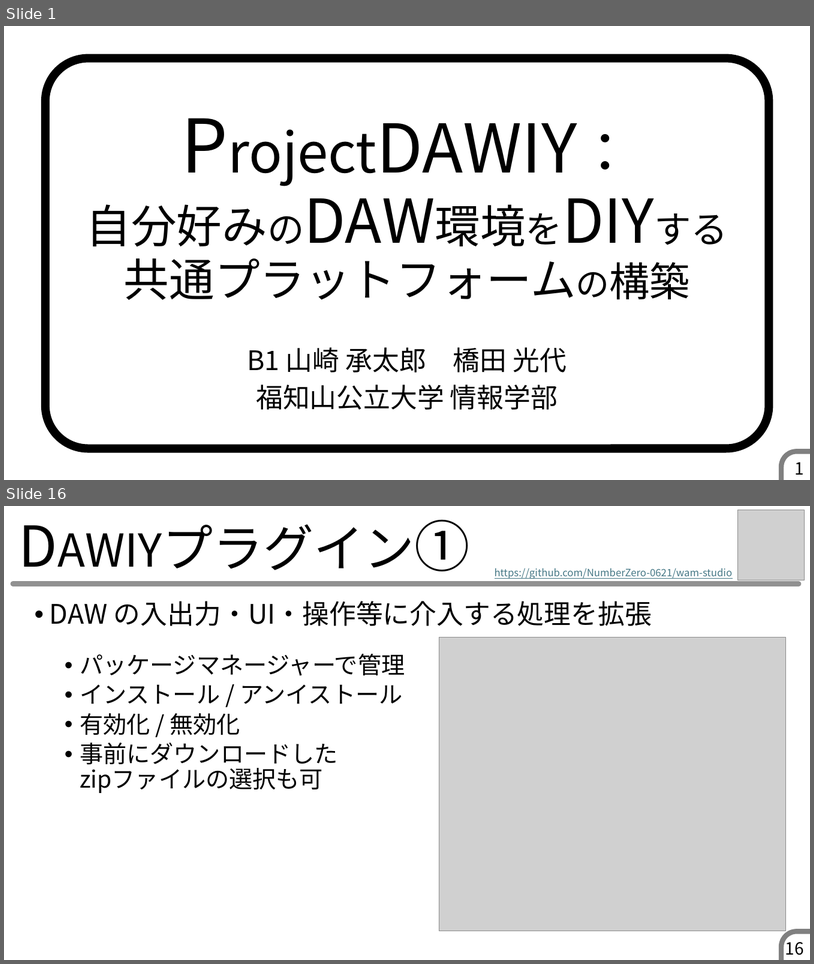
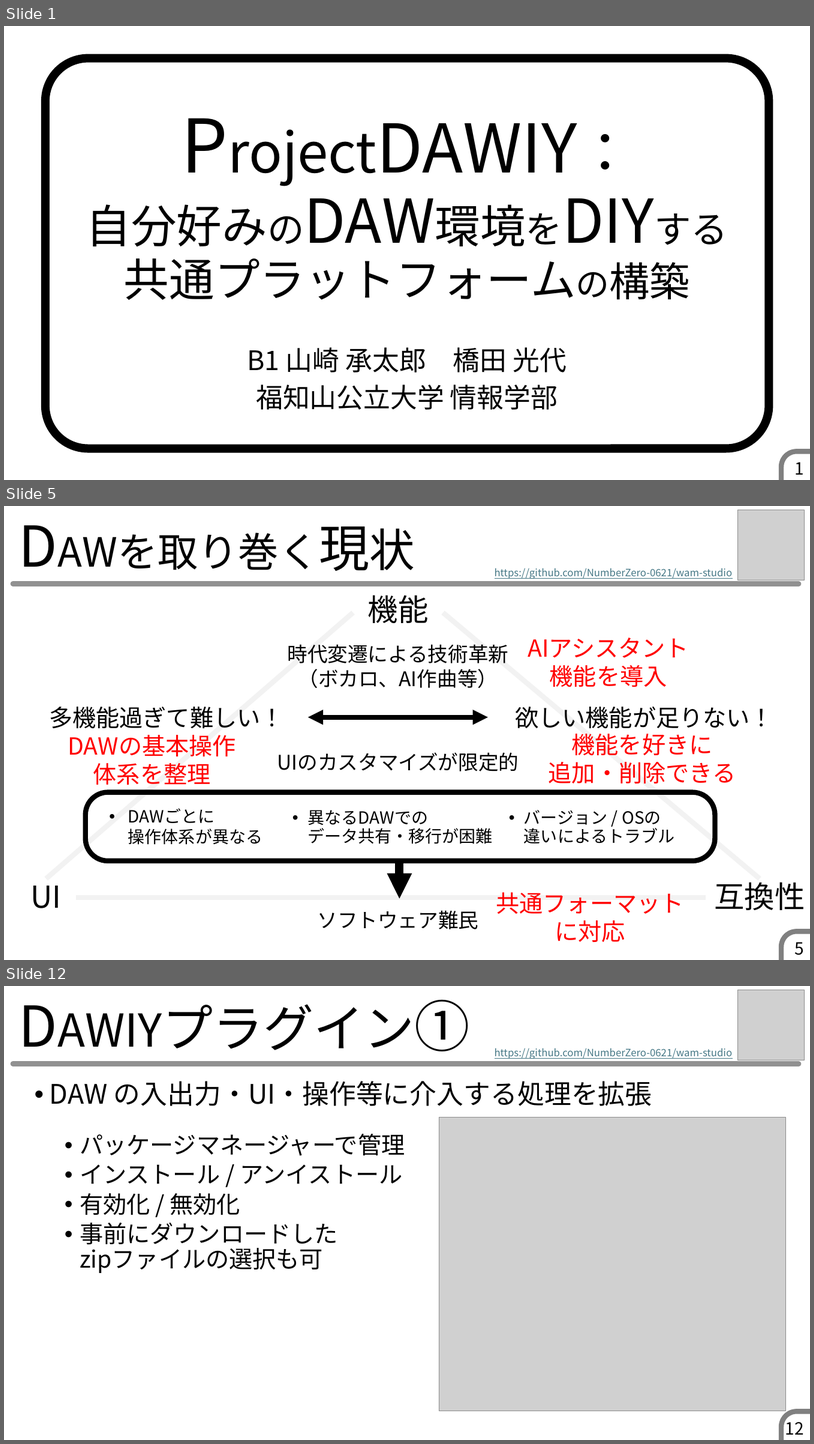
Before and after one commit to muse-studio/pbl2025, a slide deck: 発表スライド・ポスター/EC79_DAWIY_スライド.pptx. Shown one above the other, each under a label of ours: slides 1 and 16 before the commit, slides 1, 5 and 12 after it; the slides between them are not shown. The pictures are 814x964 and 814x1444 pixels, drawn with LibreOffice and Linux fonts; fonts in the diff are those of the drawing; grey boxes stand for pictures. Boxes give left, top, right and bottom in pixels: in the first picture for what was removed or moved away, otherwise in the second. Text is boxed around its words. In the diff, an @@ line names an element or a change of style, - is before the commit and + after.

```diff
--- a/発表スライド・ポスター/EC79_DAWIY_スライド.pptx
+++ b/発表スライド・ポスター/EC79_DAWIY_スライド.pptx
@@ slide 5 added at bbox=[4, 506, 810, 960], background #FFFFFF; not listed: 2 template elements that a slide beside it also shows @@
@@ title added at bbox=[13, 514, 517, 583], 48 pt, text #000000 @@
+DAWを取り巻く現状
@@ picture added at bbox=[738, 510, 805, 580] @@
@@ text added at bbox=[495, 568, 733, 579], 12 pt, text #467886, underline @@
+https://github.com/NumberZero-0621/wam-studio
@@ text added at bbox=[368, 595, 429, 623], 36 pt, text #000000 @@
+機能
@@ line added from (353, 612) to (47, 879), #F2F2F2 6 pt @@
@@ line added from (760, 879) to (443, 612), #F2F2F2 6 pt @@
@@ text added at bbox=[288, 644, 509, 688], 24 pt, text #000000 @@
+時代変遷による技術革新
+（ボカロ、AI作曲等）
@@ text added at bbox=[528, 637, 689, 687], 28 pt, text #FF0000 @@
+AIアシスタント
+機能を導入
@@ text added at bbox=[49, 706, 284, 729], 28 pt, text #000000 @@
+多機能過ぎて難しい！
@@ double arrow added from (308, 717) to (489, 717), #000000 6 pt @@
@@ text added at bbox=[515, 706, 774, 728], 28 pt, text #000000 @@
+欲しい機能が足りない！
@@ text added at bbox=[68, 735, 236, 784], 28 pt, text #FF0000 @@
+DAWの基本操作
+体系を整理
@@ text added at bbox=[549, 733, 736, 784], 28 pt, text #FF0000 @@
+機能を好きに
+追加・削除できる
@@ text added at bbox=[278, 752, 519, 771], 24 pt, text #000000 @@
+UIのカスタマイズが限定的
@@ rounded rectangle added at bbox=[86, 792, 716, 861], outline #000000 6 pt @@
@@ text added at bbox=[128, 808, 263, 844], 20 pt, text #000000 @@
+• DAWごとに
+  操作体系が異なる
@@ text added at bbox=[308, 810, 492, 844], 20 pt, text #000000 @@
+• 異なるDAWでの
+  データ共有・移行が困難
@@ text added at bbox=[524, 810, 675, 843], 20 pt, text #000000 @@
+• バージョン / OSの
+  違いによるトラブル
@@ arrow added from (399, 861) to (399, 898), #000000 10 pt @@
@@ text added at bbox=[714, 882, 805, 910], 36 pt, text #000000 @@
+互換性
@@ text added at bbox=[31, 885, 62, 908], 36 pt, text #000000 @@
+UI
@@ line added from (707, 897) to (76, 897), #F2F2F2 6 pt @@
@@ text added at bbox=[497, 892, 684, 942], 28 pt, text #FF0000 @@
+共通フォーマットに対応
@@ text added at bbox=[318, 910, 479, 929], 24 pt, text #000000 @@
+ソフトウェア難民
@@ page number added at bbox=[795, 942, 804, 955], 20 pt, text #000000 @@
+5
@@ what was slide 16 is now slide 12 @@
@@ page number at bbox=[786, 1417, 804, 1434]: text changed @@
-16
+12
```
Also in this commit, not shown: 19 slides changed, 9 other slides added, 1 slide removed.
